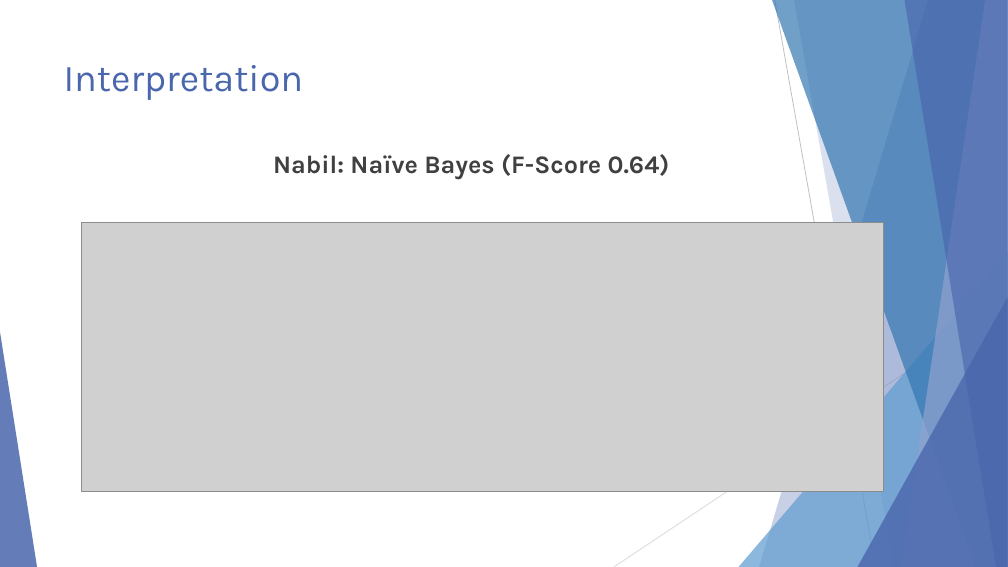
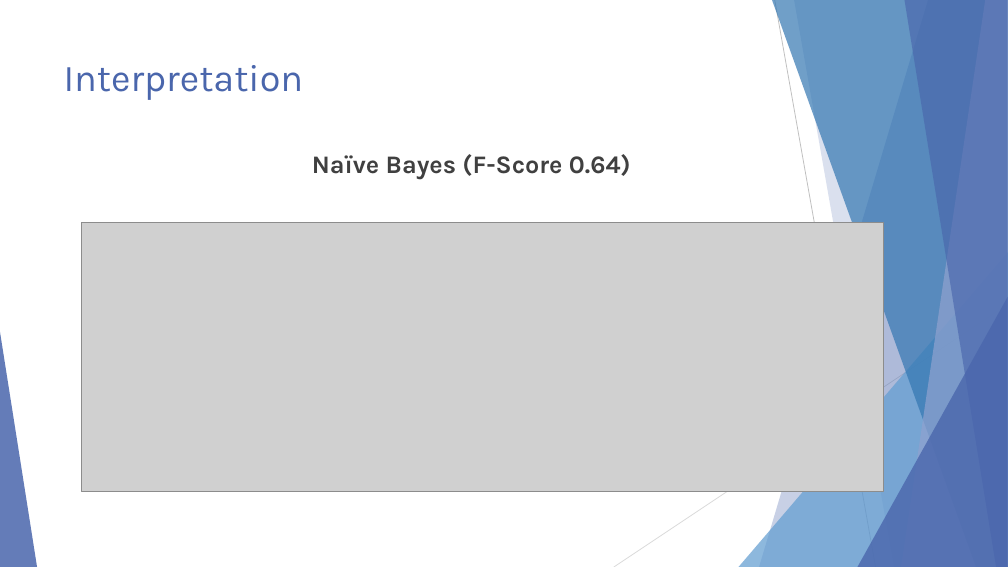
Before and after one commit to ndarwich/Crash-Analysis, a slide deck: slide 41 of Slides/An Investigation.pptx (slide 43 before the commit). Drawn at 1008x567 pixels with LibreOffice and Linux fonts; fonts in the diff are those of the drawing; grey boxes stand for pictures. Boxes give left, top, right and bottom in pixels: in the first picture for what was removed or moved away, otherwise in the second. Text is boxed around its words. In the diff, an @@ line names an element or a change of style, - is before the commit and + after.

```diff
--- a/Slides/An Investigation.pptx
+++ b/Slides/An Investigation.pptx
@@ text at (x1=312, y1=154, x2=631, y2=180): text changed @@
-Nabil: Naïve Bayes (F-Score 0.64)
+Naïve Bayes (F-Score 0.64)
```
Also in this commit, not shown: 4 other slides changed, 2 slides removed.
